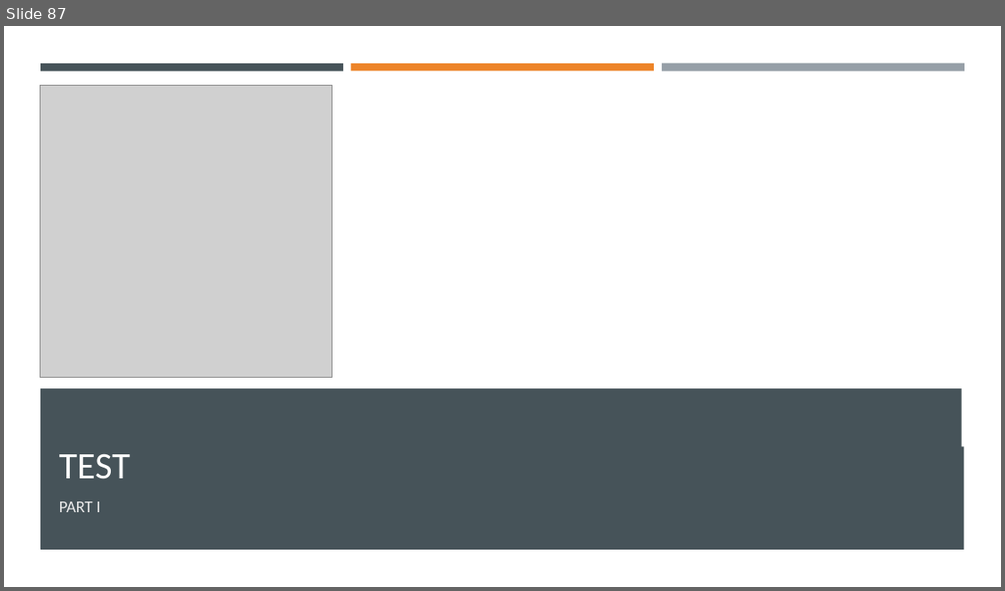
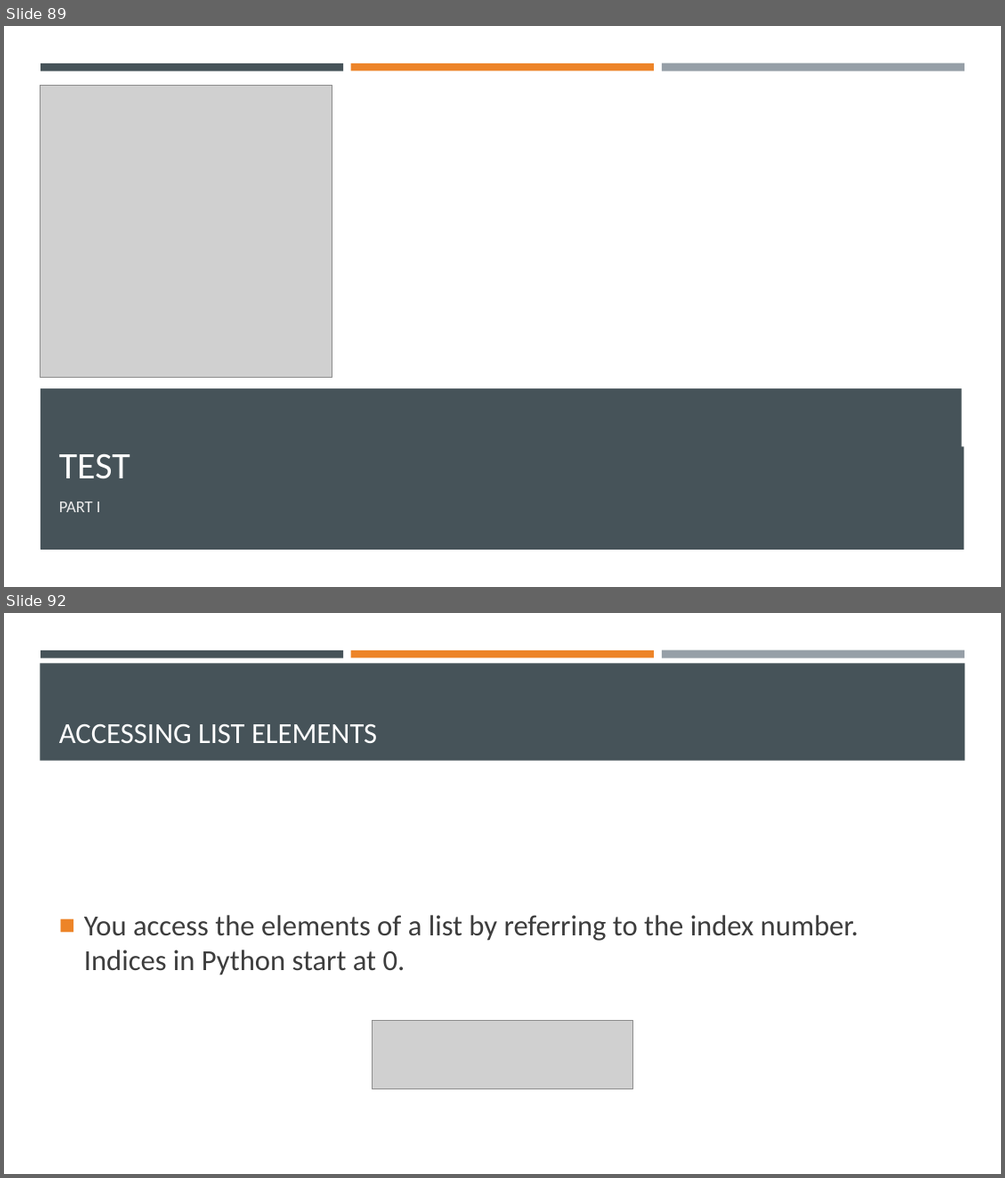
Before and after one commit to Ghost0396/iot, a slide deck: python/Python 3.pptx. Shown one above the other, each under a label of ours: slide 87 before the commit, slides 89 and 92 after it; the slides between them are not shown. The pictures are 1005x591 and 1005x1178 pixels, drawn with LibreOffice and Linux fonts; fonts in the diff are those of the drawing; grey boxes stand for pictures. Boxes give left, top, right and bottom in pixels: in the first picture for what was removed or moved away, otherwise in the second. Text is boxed around its words. In the diff, an @@ line names an element or a change of style, - is before the commit and + after.

```diff
--- a/python/Python 3.pptx
+++ b/python/Python 3.pptx
@@ slide 92 added at <box>4,613,1001,1174</box>, background #FFFFFF @@
@@ rectangle added at <box>40,663,965,761</box>, fill #465359 @@
@@ rectangle added at <box>40,650,343,657</box>, fill #465359 @@
@@ rectangle added at <box>351,650,654,657</box>, fill #ED8428 @@
@@ rectangle added at <box>662,650,964,658</box>, fill #969FA7 @@
@@ title added at <box>59,724,377,743</box>, 28 pt, text #FFFFFF @@
+ACCESSING LIST ELEMENTS
@@ text added at <box>84,915,858,975</box>, 28 pt, text #3D3D3D @@
+■ You access the elements of a list by referring to the index number. Indices in Python start at 0.
@@ picture added at <box>372,1021,633,1089</box> @@
@@ what was slide 87 is now slide 89 @@
```
Also in this commit, not shown: 1 slide changed, 13 other slides added, 2 other files.
